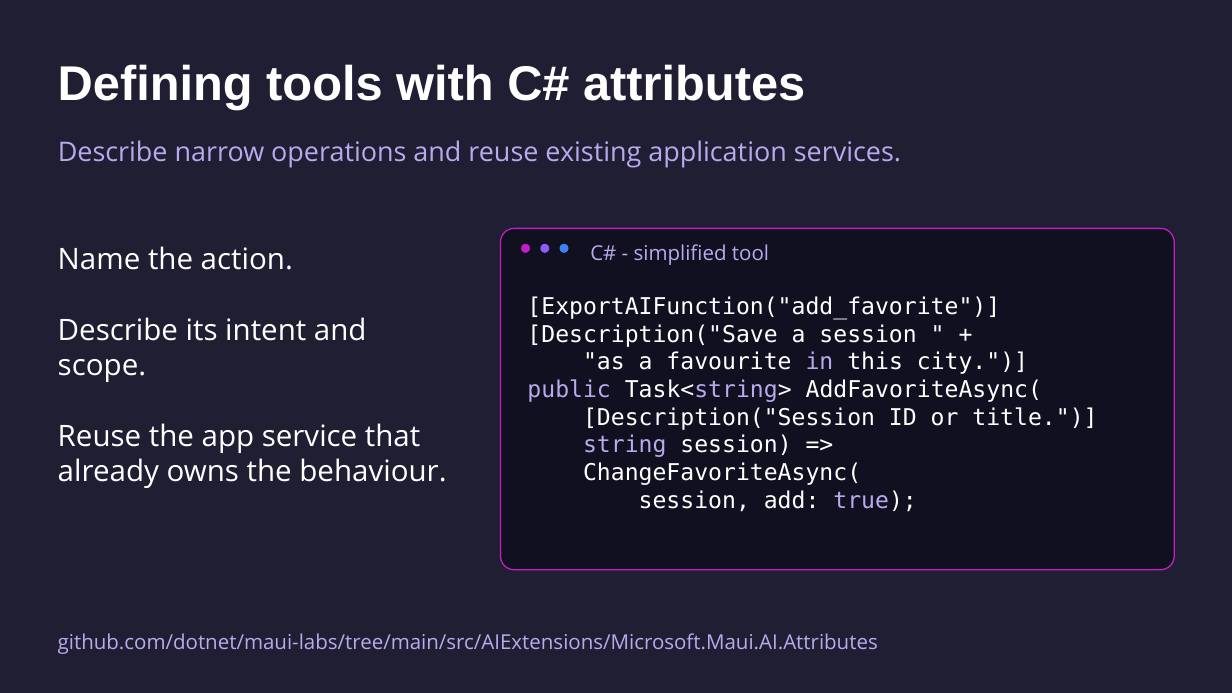
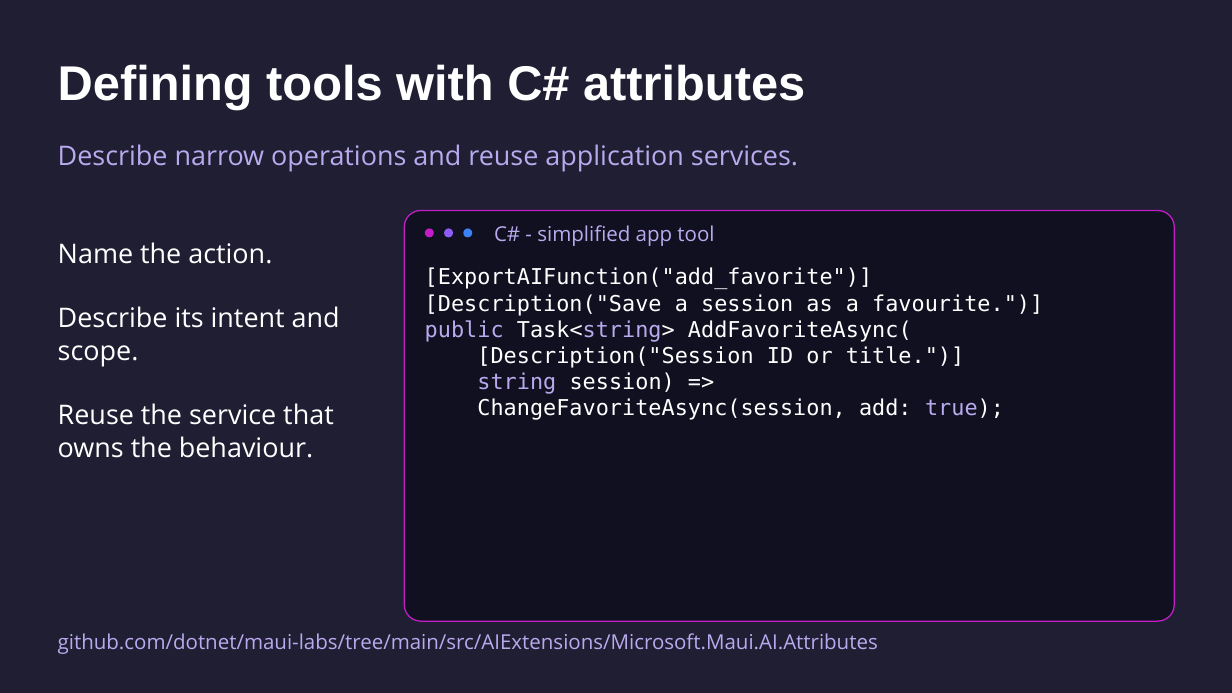
Before and after one commit to mattleibow/dotnetconf2026, a slide deck: slide 23 of slides.pptx (slide 21 before the commit). Drawn at 1232x693 pixels with LibreOffice and Linux fonts; fonts in the diff are those of the drawing. Boxes give left, top, right and bottom in pixels: in the first picture for what was removed or moved away, otherwise in the second. Text is boxed around its words. In the diff, an @@ line names an element or a change of style, - is before the commit and + after.

```diff
--- a/slides.pptx
+++ b/slides.pptx
@@ text at bbox=[58, 144, 798, 172]: text changed @@
-Describe narrow operations and reuse existing application services.
+Describe narrow operations and reuse application services.
@@ rounded rectangle: place and size @@
-rounded rectangle at bbox=[501, 228, 1175, 569]
+rounded rectangle at bbox=[405, 211, 1175, 621]
@@ 3 ellipses: place and size @@
-3 ellipses at bbox=[521, 244, 569, 253]
+3 ellipses at bbox=[425, 228, 472, 238]
@@ text at bbox=[494, 225, 714, 246]: text changed @@
-C# - simplified tool
+C# - simplified app tool
@@ text at bbox=[58, 242, 340, 367]: size 23 to 21 pt in "Name the action.", "Describe its intent and scope." @@
@@ text at bbox=[425, 267, 964, 394]: size 18 to 17 pt in "[ExportAIFunction("add_favorite")]", "public Task<string> AddFavoriteAsync(", "[Description("Session ID or title.")]", "string session) =>" @@
@@ text "[ExportAIFunction("add_favorite")]": place and size @@
-text "[ExportAIFunction("add_favorite")]" at bbox=[527, 296, 1097, 512]
+text "[ExportAIFunction("add_favorite")]" at bbox=[425, 267, 1043, 420]
@@ text at bbox=[425, 294, 1043, 316]: text changed; size 18 to 17 pt @@
-[Description("Save a session " +
-"as a favourite in this city.")]
+[Description("Save a session as a favourite.")]
@@ text at bbox=[58, 403, 334, 458]: text changed; size 23 to 21 pt @@
-Reuse the app service that already owns the behaviour.
+Reuse the service that owns the behaviour.
@@ text at bbox=[477, 398, 1004, 420]: text changed; size 18 to 17 pt @@
-ChangeFavoriteAsync(
-session, add: true);
+ChangeFavoriteAsync(session, add: true);
```
Also in this commit, not shown: 24 other slides changed, 5 slides added, 3 slides removed.
